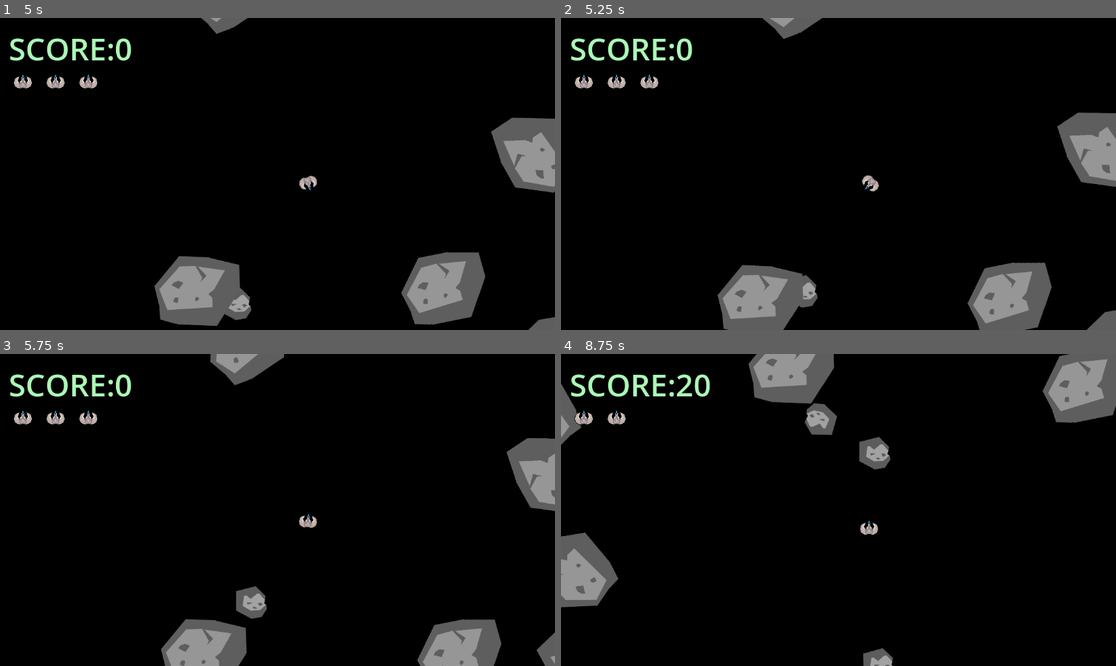
Above: before the commit, frames 1-4 (two rows, left to right).
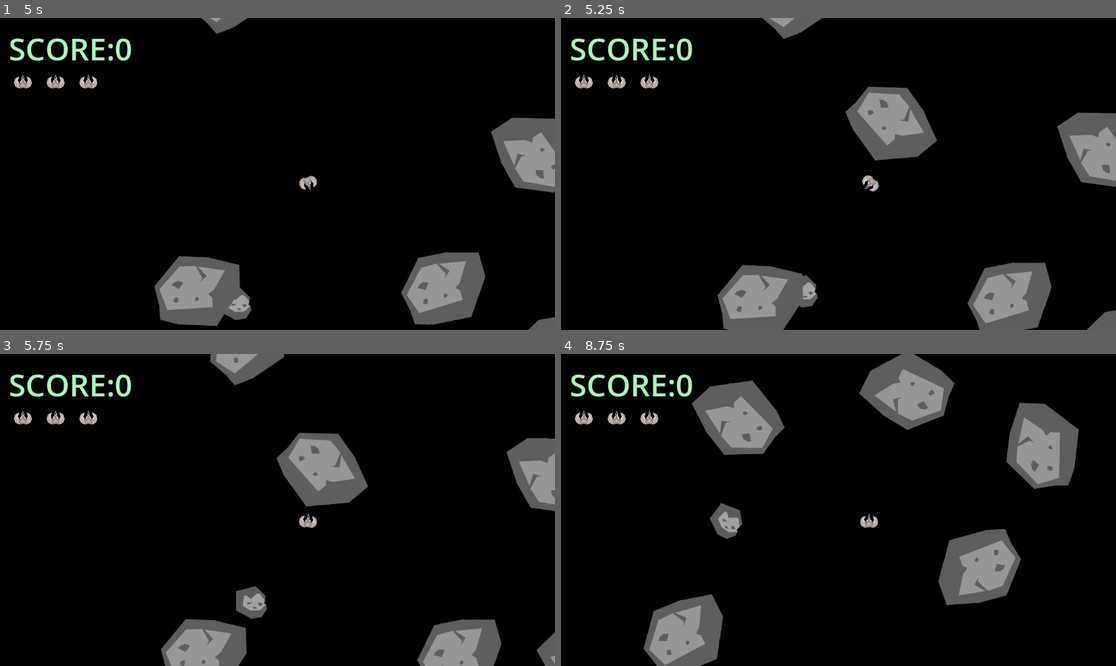
Above: after the commit, the same moments.

Repository: oskar-krolner/ddu-asteroids-teknikuge
Game: Godot game, scene res://game.tscn
Same seed, same stepped clock (60 frames per second), same inputs: the game is played once before the commit and once after it.
Inputs:
- Up to frame 1 (5 s): tap W (Fremad) at 0.6, 4.35 s; tap D (Roter_Højre) at 1.35 s; hold A (Roter_Venstre) 2.03-2.78 s; tap Space (Skyd) at 2.85 s; tap S (Tilbage) at 3.6 s
- Up to frame 2 (5.25 s): hold D (Roter_Højre) from 5.03 s (still down)
- Up to frame 3 (5.75 s): keep holding D (Roter_Højre)
- Up to frame 4 (8.75 s): release D (Roter_Højre) at 5.78 s; tap one key every 0.75 s from 5.85 s: A (Roter_Venstre) Space (Skyd) S (Tilbage) W (Fremad)

Frame 1 is identical in both runs. In frame 2, 2.8% of the frame differs, in the area x 51-68%, y 22-46%; in frame 3, 2.8%; in frame 4, 22%, in the area x 0-100%, y 0-100%.

Commit message:
Add files via upload

Diff:
--- /dev/null
+++ b/autospawnasteroid.gd
@@ -0,0 +1,15 @@
+extends Node2D
+
+@onready var asteroids = $asteroids2
+
+var asteroid_scene = preload("res://asteroid.tscn")
+
+
+func _on_timer_timeout() -> void:
+	var l = asteroid_scene.instantiate()
+	for i in randf_range(0, 4):
+		var screenSize = get_viewport().get_visible_rect().size
+		var x = randf_range(0, screenSize.x)
+		var y = randf_range(0, screenSize.y)
+		l.global_position = Vector2(x, y)
+		asteroids.add_child(l)
--- a/game.tscn
+++ b/game.tscn
@@ -1,9 +1,10 @@
-[gd_scene load_steps=7 format=3 uid="uid://bq8siiljtpb74"]
+[gd_scene load_steps=8 format=3 uid="uid://bq8siiljtpb74"]
 
 [ext_resource type="PackedScene" uid="uid://cd0a7d7gqvooe" path="res://asteroid.tscn" id="1_80nbo"]
 [ext_resource type="PackedScene" uid="uid://bl6yeqfvoh54o" path="res://hud.tscn" id="2_feb5d"]
 [ext_resource type="AudioStream" uid="uid://ifb60ojt2gkx" path="res://laser1.wav" id="3_fc0e3"]
 [ext_resource type="PackedScene" uid="uid://708k8ot8vaak" path="res://move.tscn" id="3_feb5d"]
+[ext_resource type="Script" uid="uid://coeol3ychub7l" path="res://autospawnasteroid.gd" id="4_eow3j"]
 [ext_resource type="AudioStream" uid="uid://cmjbi3xgprgpu" path="res://explosion08.wav" id="4_ryrav"]
 [ext_resource type="AudioStream" uid="uid://b2u2w7elxht40" path="res://Sci-Fi Close.wav" id="6_eow3j"]
 
@@ -15,27 +16,6 @@
 
 [node name="HUD" parent="move/UI" instance=ExtResource("2_feb5d")]
 
-[node name="asteroids" type="Node2D" parent="move"]
-
-[node name="asteroid" parent="move/asteroids" instance=ExtResource("1_80nbo")]
-position = Vector2(273, 389)
-size = 1
-
-[node name="asteroid2" parent="move/asteroids" instance=ExtResource("1_80nbo")]
-position = Vector2(956, 195)
-
-[node name="asteroid3" parent="move/asteroids" instance=ExtResource("1_80nbo")]
-position = Vector2(322, 192)
-
-[node name="asteroid4" parent="move/asteroids" instance=ExtResource("1_80nbo")]
-position = Vector2(227, 540)
-
-[node name="asteroid5" parent="move/asteroids" instance=ExtResource("1_80nbo")]
-position = Vector2(894, 496)
-
-[node name="asteroid6" parent="move/asteroids" instance=ExtResource("1_80nbo")]
-position = Vector2(703, 127)
-
 [node name="eksplosion_lyd" type="AudioStreamPlayer" parent="move"]
 stream = ExtResource("4_ryrav")
 
@@ -45,6 +25,52 @@
 [node name="playerspawnpos" type="Node2D" parent="move"]
 position = Vector2(640, 360)
 
+[node name="asteroids" type="Node2D" parent="move"]
+
+[node name="asteroid" parent="move/asteroids" instance=ExtResource("1_80nbo")]
+position = Vector2(273, 389)
+size = 1
+
+[node name="asteroid2" parent="move/asteroids" instance=ExtResource("1_80nbo")]
+position = Vector2(956, 195)
+size = 0
+
+[node name="asteroid3" parent="move/asteroids" instance=ExtResource("1_80nbo")]
+position = Vector2(322, 192)
+size = 0
+
+[node name="asteroid4" parent="move/asteroids" instance=ExtResource("1_80nbo")]
+position = Vector2(227, 540)
+size = 0
+
+[node name="asteroid5" parent="move/asteroids" instance=ExtResource("1_80nbo")]
+position = Vector2(894, 496)
+size = 0
+
+[node name="asteroid6" parent="move/asteroids" instance=ExtResource("1_80nbo")]
+position = Vector2(703, 127)
+size = 0
+
+[node name="Node2D" type="Node2D" parent="move/asteroids"]
+script = ExtResource("4_eow3j")
+
+[node name="Timer" type="Timer" parent="move/asteroids/Node2D"]
+wait_time = 5.0
+autostart = true
+ignore_time_scale = true
+
+[node name="asteroids2" type="Node2D" parent="move/asteroids/Node2D"]
+
+[node name="Timer" type="Timer" parent="move"]
+wait_time = 5.010000000000001
+autostart = true
+ignore_time_scale = true
+
 [node name="Sci-fiClose" type="AudioStreamPlayer" parent="."]
 stream = ExtResource("6_eow3j")
 autoplay = true
+
+[connection signal="timeout" from="move/asteroids/Node2D/Timer" to="move" method="_on_timer_timeout"]
+[connection signal="timeout" from="move/asteroids/Node2D/Timer" to="move/asteroids" method="_on_timer_timeout"]
+[connection signal="timeout" from="move/asteroids/Node2D/Timer" to="move/asteroids/Node2D" method="_on_timer_timeout"]
+[connection signal="timeout" from="move/Timer" to="move" method="_on_timer_timeout"]
--- a/move.gd
+++ b/move.gd
@@ -5,6 +5,7 @@
 @onready var asteroids = $asteroids
 @onready var hud = $UI/HUD
 @onready var player_spawn_pos = $playerspawnpos
+@onready var asteroids2 = $asteroids/Node2D/asteroids2
 
 var asteroid_scene = preload("res://asteroid.tscn")
 
@@ -25,6 +26,7 @@
 	rumskib.connect("died", _on_player_died)
 	for asteroid in asteroids.get_children():
 		asteroid.connect("exploded", _on_asteroid_exploded)
+
 
 func _on_rumskib_skud_pew(skud):
 	angreb.add_child(skud)
@@ -67,3 +69,9 @@
 	else:
 		await get_tree().create_timer(1).timeout
 		Player.respawn(player_spawn_pos.global_position)
+
+
+
+func _on_timer_timeout() -> void:
+	for asteroid in asteroids2.get_children():
+		asteroid.connect("exploded", _on_asteroid_exploded)
Not shown, added: autospawnasteroid.gd.uid
Not shown: 1 places in rumskib.tscn that only renumber resources
